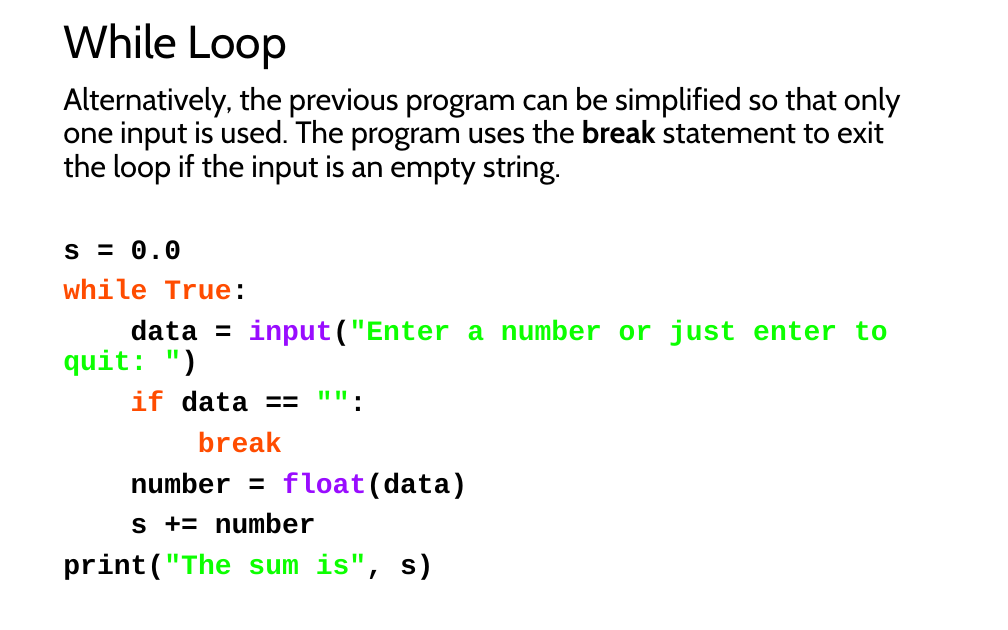
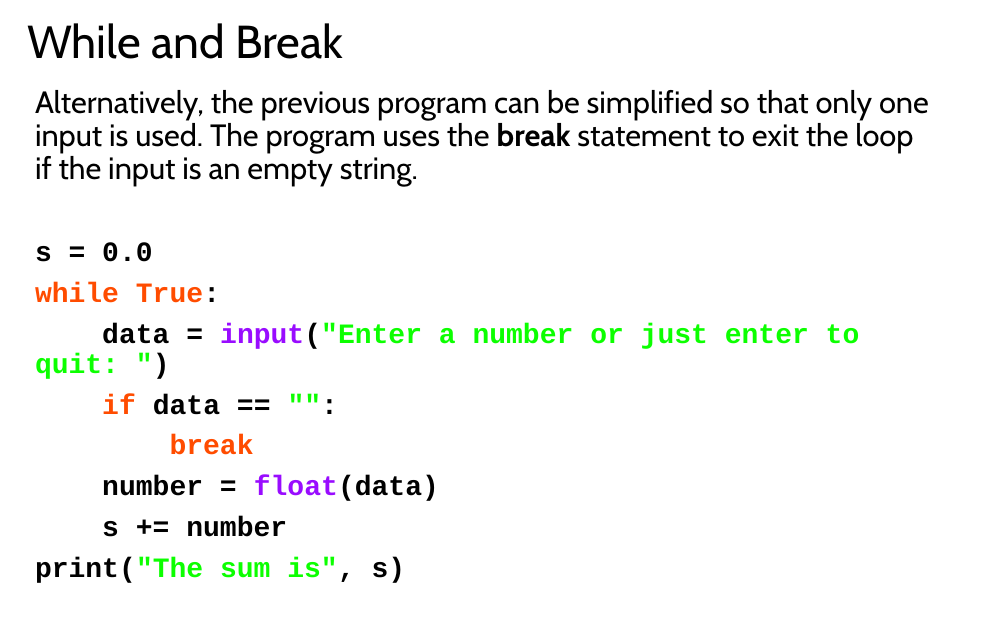
Before and after one commit to LongBaoNguyen/longbaonguyen.github.io, a slide deck: slide 8 of courses/apcsp/lect6.pptx. Drawn at 1008x630 pixels with LibreOffice and Linux fonts; fonts in the diff are those of the drawing. Boxes give left, top, right and bottom in pixels: in the first picture for what was removed or moved away, otherwise in the second. Text is boxed around its words. In the diff, an @@ line names an element or a change of style, - is before the commit and + after.

```diff
--- a/courses/apcsp/lect6.pptx
+++ b/courses/apcsp/lect6.pptx
@@ title at <box>27,23,343,59</box>: text changed @@
-While Loop
+While and Break
@@ text "Alternatively, the previous program can ..." rewrapped from <box>63,87,901,580</box> to <box>35,90,929,583</box> @@
```
Also in this commit, not shown: 10 other slides changed, 1 other file.
